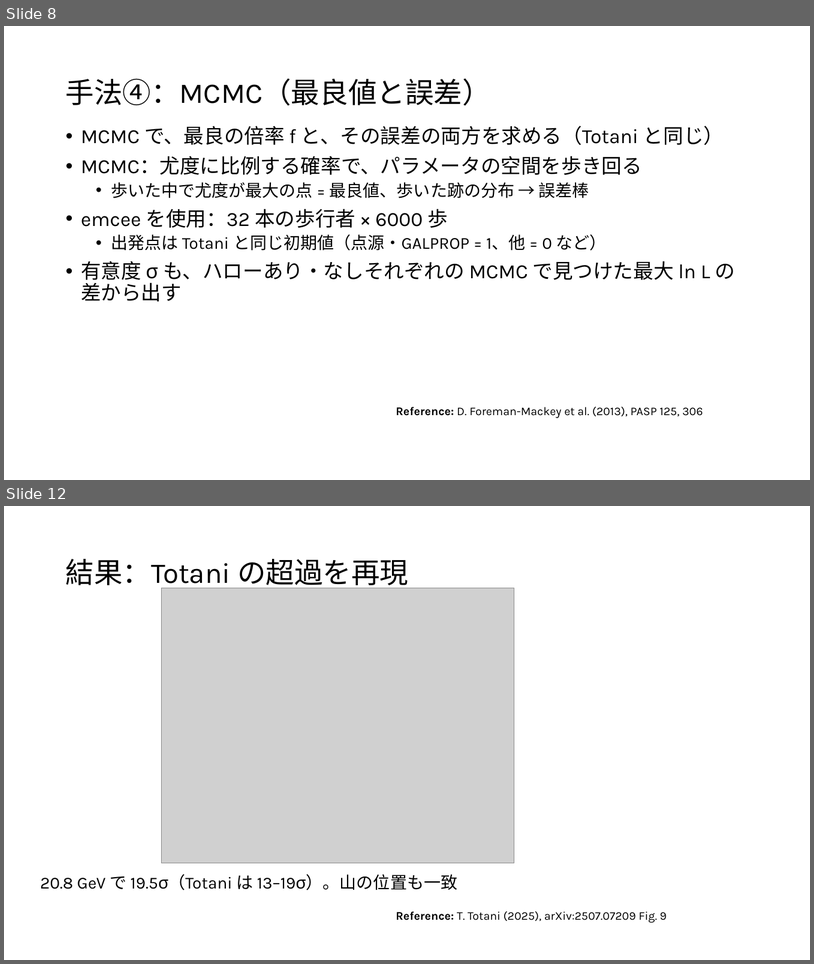
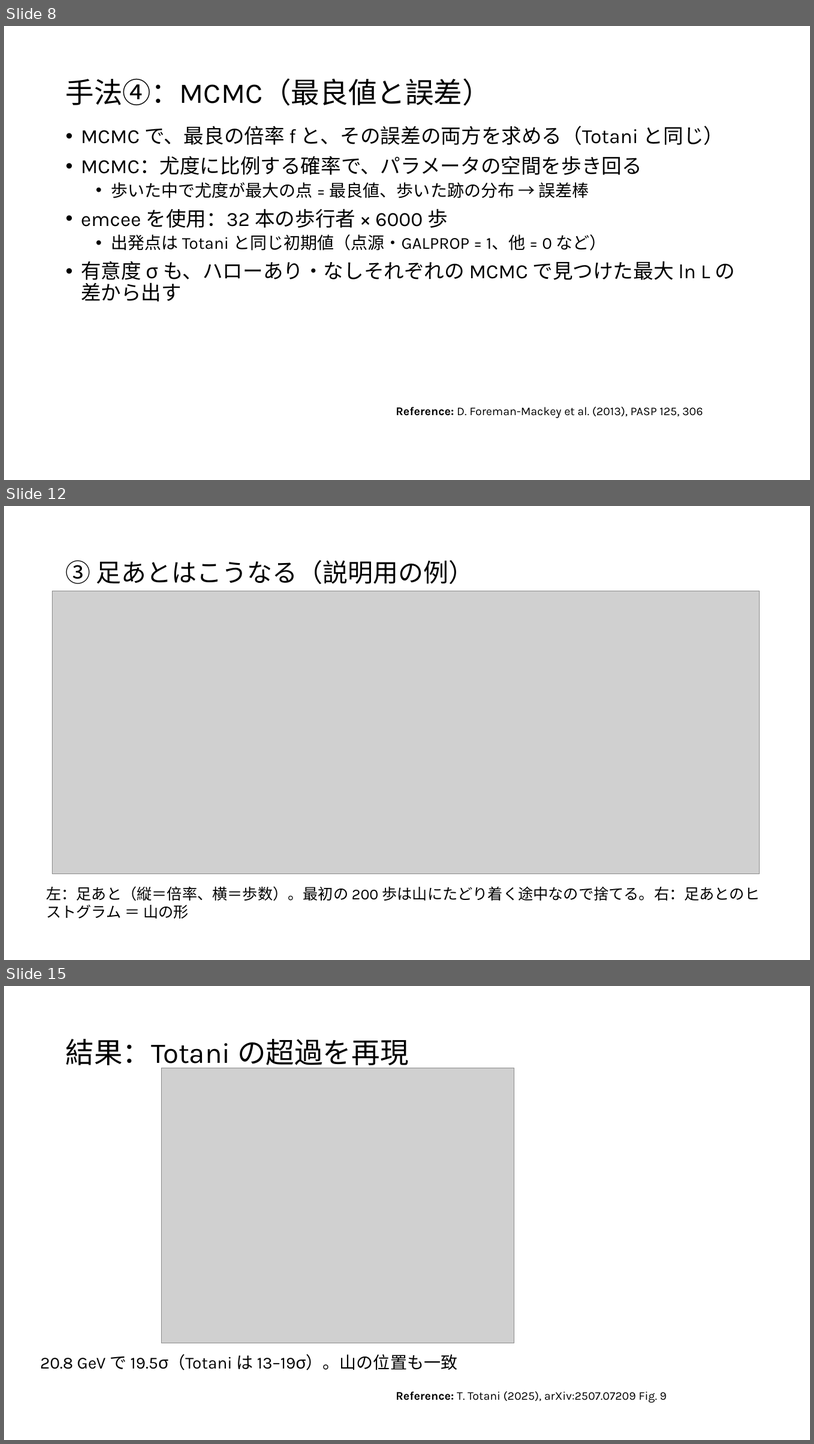
Before and after one commit to Mikann20041029/darkmatter-slides, a slide deck: slides/2026-10-02_研究進捗報告_claude.pptx. Shown one above the other, each under a label of ours: slides 8 and 12 before the commit, slides 8, 12 and 15 after it; the slides between them are not shown. The pictures are 814x964 and 814x1444 pixels, drawn with LibreOffice and Linux fonts; fonts in the diff are those of the drawing; grey boxes stand for pictures. Boxes give left, top, right and bottom in pixels: in the first picture for what was removed or moved away, otherwise in the second. Text is boxed around its words. In the diff, an @@ line names an element or a change of style, - is before the commit and + after.

```diff
--- a/slides/2026-10-02_研究進捗報告_claude.pptx
+++ b/slides/2026-10-02_研究進捗報告_claude.pptx
@@ slide 12 added at [4,506,810,960], background #FFFFFF @@
@@ title added at [65,560,474,584], 30 pt, text #000000 @@
+③ 足あとはこうなる（説明用の例）
@@ picture added at [53,591,760,874] @@
@@ text added at [46,886,761,918], 18 pt, text #000000 @@
+左：足あと（縦＝倍率、横＝歩数）。最初の 200 歩は山にたどり着く途中なので捨てる。右：足あとのヒストグラム ＝ 山の形
@@ what was slide 12 is now slide 15 @@
```
Also in this commit, not shown: 3 slides changed, 2 other slides added, 1 other file.
